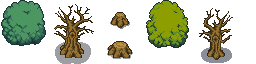
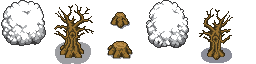
Layer changes from the first 256px x 64px image to the second:
showed "Layer 8" over [1, 0, 189, 48]
